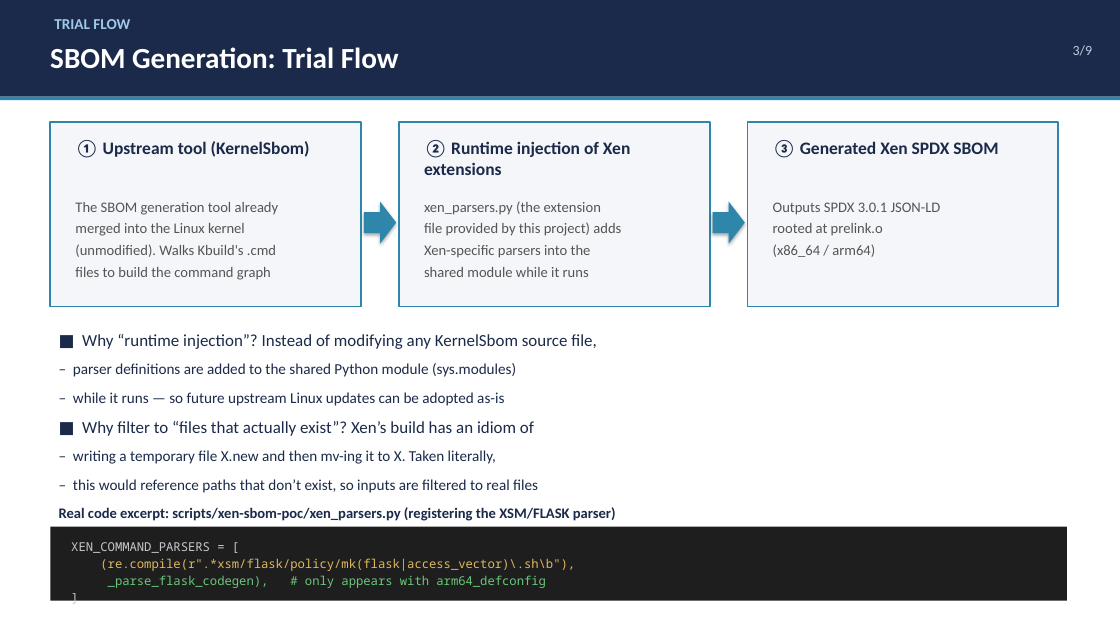
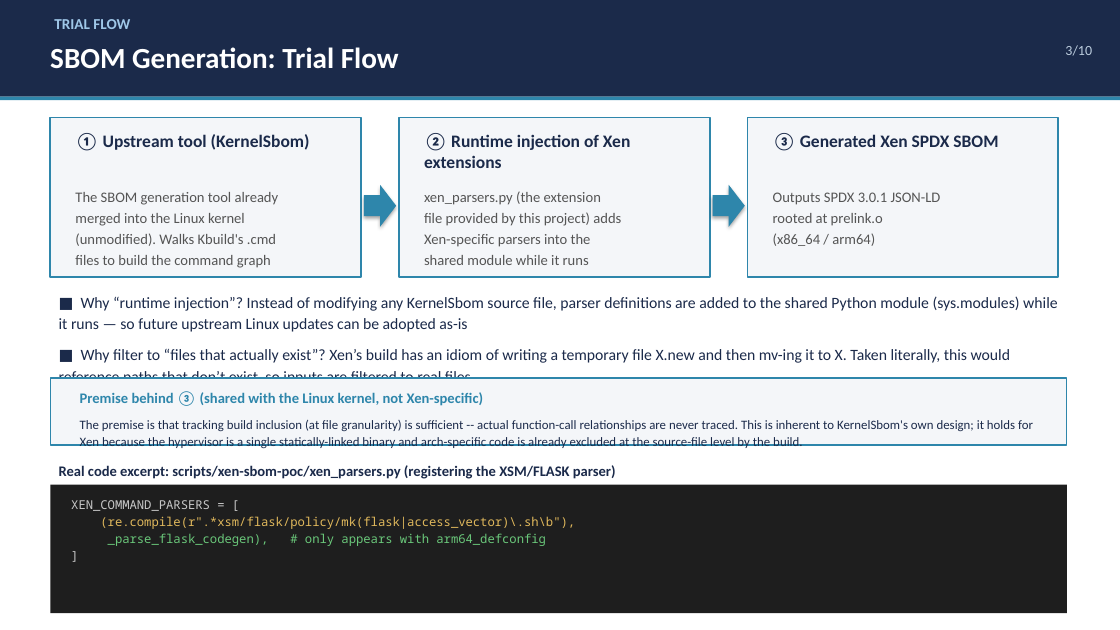
Before and after one commit to harunobukurokawa/sbom-generate-workspace, a slide deck: slide 3 of analysis/presentations/2026-08-19-fusa-sig-status/xen-sbom-status-report-en.pptx. Drawn at 1120x630 pixels with LibreOffice and Linux fonts; fonts in the diff are those of the drawing. Boxes give left, top, right and bottom in pixels: in the first picture for what was removed or moved away, otherwise in the second. Text is boxed around its words. In the diff, an @@ line names an element or a change of style, - is before the commit and + after.

```diff
--- a/analysis/presentations/2026-08-19-fusa-sig-status/xen-sbom-status-report-en.pptx
+++ b/analysis/presentations/2026-08-19-fusa-sig-status/xen-sbom-status-report-en.pptx
@@ text at <box>1065,45,1092,56</box>: text changed @@
-3/9
+3/10
@@ rectangle: place and size @@
-rectangle at <box>50,122,361,307</box>
+rectangle at <box>50,118,361,277</box>
@@ rectangle: place and size @@
-rectangle at <box>399,122,710,307</box>
+rectangle at <box>399,118,710,277</box>
@@ rectangle: place and size @@
-rectangle at <box>748,122,1059,307</box>
+rectangle at <box>748,118,1059,277</box>
@@ 3 texts: place and size @@
-3 texts at <box>75,140,998,175</box>
+3 texts at <box>75,133,998,168</box>
@@ text "The SBOM generation tool already": place and size @@
-text "The SBOM generation tool already" at <box>75,202,279,280</box>
+text "The SBOM generation tool already" at <box>75,192,279,268</box>
@@ right arrow: place and size @@
-right arrow at <box>364,202,396,244</box>
+right arrow at <box>364,185,396,227</box>
@@ text "xen_parsers.py (the extension": place and size @@
-text "xen_parsers.py (the extension" at <box>424,201,621,277</box>
+text "xen_parsers.py (the extension" at <box>424,191,621,265</box>
@@ right arrow: place and size @@
-right arrow at <box>712,202,744,244</box>
+right arrow at <box>712,185,744,227</box>
@@ line spacing 1.25 to 1.2 in 3 elements at <box>75,192,279,268</box>, <box>424,191,621,265</box>, <box>773,192,941,246</box> @@
@@ text "Outputs SPDX 3.0.1 JSON-LD": place and size @@
-text "Outputs SPDX 3.0.1 JSON-LD" at <box>773,202,941,257</box>
+text "Outputs SPDX 3.0.1 JSON-LD" at <box>773,192,941,246</box>
@@ text at <box>59,296,1057,379</box>: text changed; size 13 to 13.5 pt @@
-■ Why “runtime injection”? Instead of modifying any KernelSbom source file,
-– parser definitions are added to the shared Python module (sys.modules)
-– while it runs — so future upstream Linux updates can be adopted as-is
-■ Why filter to “files that actually exist”? Xen’s build has an idiom of
-– writing a temporary file X.new and then mv-ing it to X. Taken literally,
-– this would reference paths that don’t exist, so inputs are filtered to real files
+■ Why “runtime injection”? Instead of modifying any KernelSbom source file, parser definitions are added to the shared Python module (sys.modules) while it runs — so future upstream Linux updates can be adopted as-is
+■ Why filter to “files that actually exist”? Xen’s build has an idiom of writing a temporary file X.new and then mv-ing it to X. Taken literally, this would reference paths that don’t exist, so inputs are filtered to real files
@@ rectangle added at <box>50,378,1067,445</box>, fill #F4F6F9, outline #2E86AB 1.25 pt @@
@@ text added at <box>80,391,484,406</box>, 12.5 pt, text #2E86AB, bold @@
+Premise behind ③ (shared with the Linux kernel, not Xen-specific)
@@ text added at <box>80,420,1033,448</box>, 11 pt, text #1B2A4A @@
+The premise is that tracking build inclusion (at file granularity) is sufficient -- actual function-call relationships are never traced. This is inherent to KernelSbom's own design; it holds for Xen because the hypervisor is a single statically-linked binary and arch-specific code is already excluded at the source-file level by the build.
@@ text "Real code excerpt: scripts/xen-sbom-poc/xen_parsers.py (regi ...": place and size @@
-text "Real code excerpt: scripts/xen-sbom-poc/xen_parsers.py (regi ..." at <box>59,507,616,521</box>
+text "Real code excerpt: scripts/xen-sbom-poc/xen_parsers.py (regi ..." at <box>59,465,616,479</box>
@@ rectangle: place and size @@
-rectangle at <box>50,527,1067,601</box>
+rectangle at <box>50,485,1067,613</box>
@@ text "XEN_COMMAND_PARSERS = [": place and size @@
-text "XEN_COMMAND_PARSERS = [" at <box>71,542,575,588</box>
+text "XEN_COMMAND_PARSERS = [" at <box>71,500,575,546</box>
```
Also in this commit, not shown: 7 other slides changed, 1 slide added, 4 other files.
